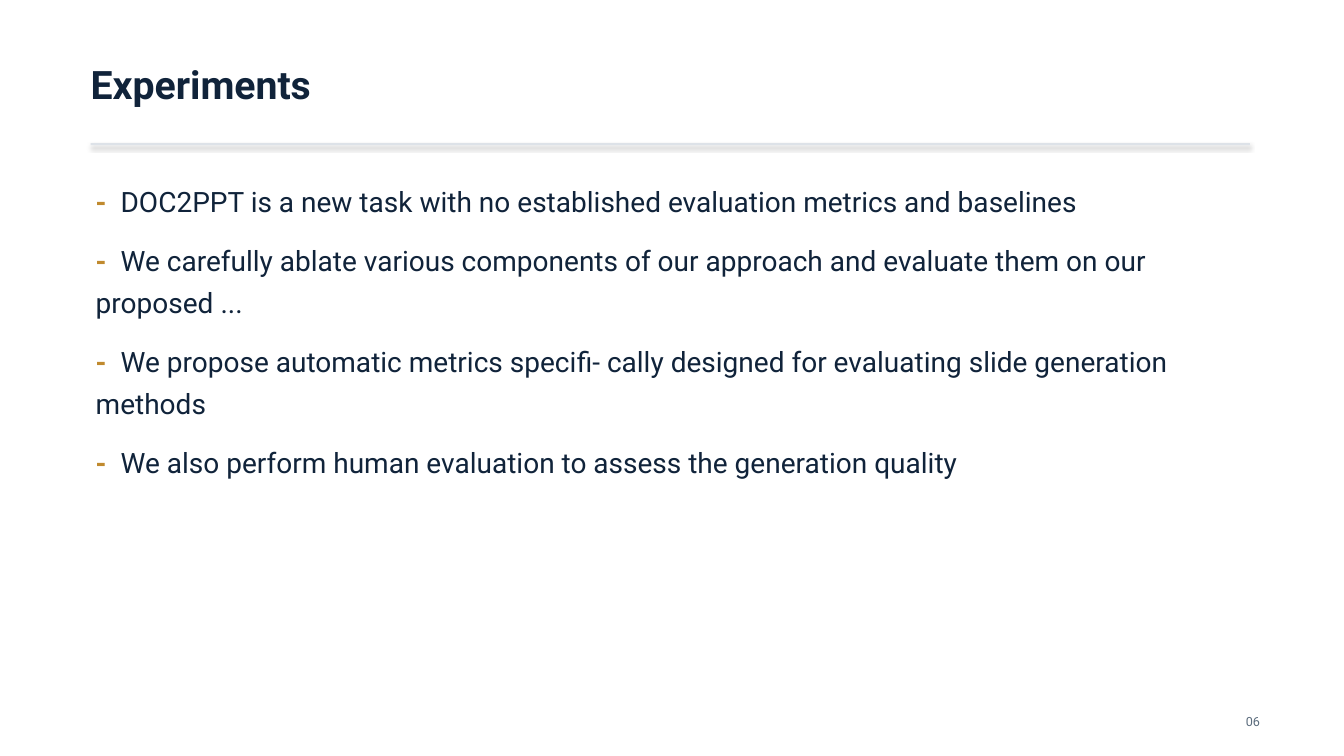
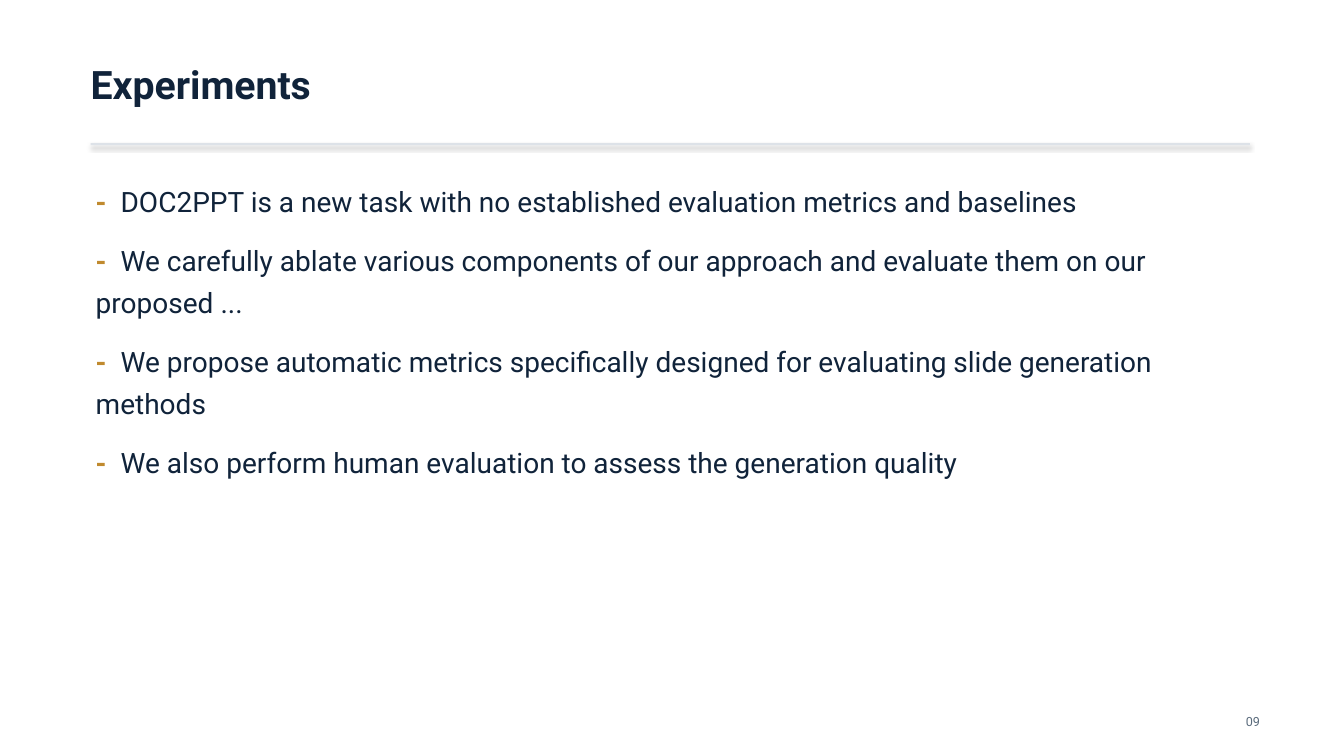
Before and after one commit to Mizuki0215/capstone-ppt-agent, a slide deck: slide 9 of out/DOC2PPT_2101.11796.pptx (slide 6 before the commit). Drawn at 1344x756 pixels with LibreOffice and Linux fonts; fonts in the diff are those of the drawing. Boxes give left, top, right and bottom in pixels: in the first picture for what was removed or moved away, otherwise in the second. Text is boxed around its words. In the diff, an @@ line names an element or a change of style, - is before the commit and + after.

```diff
--- a/out/DOC2PPT_2101.11796.pptx
+++ b/out/DOC2PPT_2101.11796.pptx
@@ text at (96, 350, 1152, 415): text changed @@
-- We propose automatic metrics speciﬁ- cally designed for evaluating slide generation methods
+- We propose automatic metrics specifically designed for evaluating slide generation methods
@@ text at (1246, 717, 1260, 726): text changed @@
-06
+09
```
Also in this commit, not shown: 4 other slides changed, 5 slides added, 2 slides removed, 19 other files.
